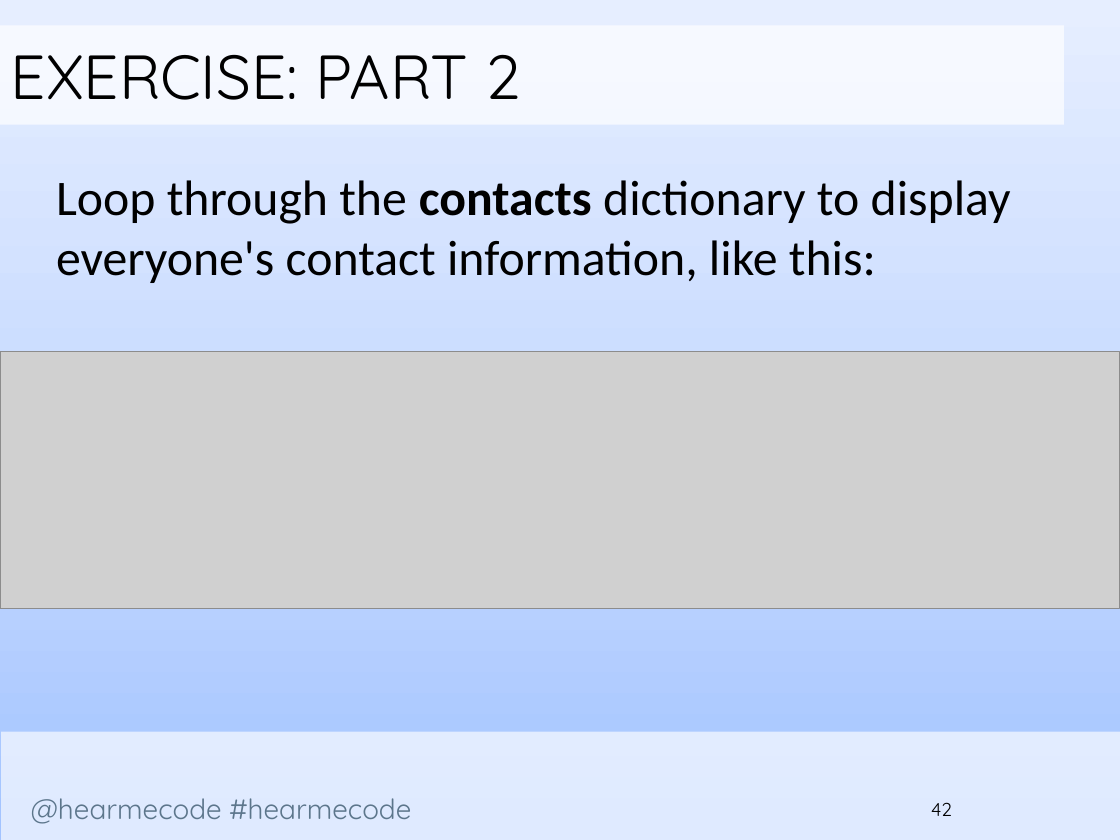
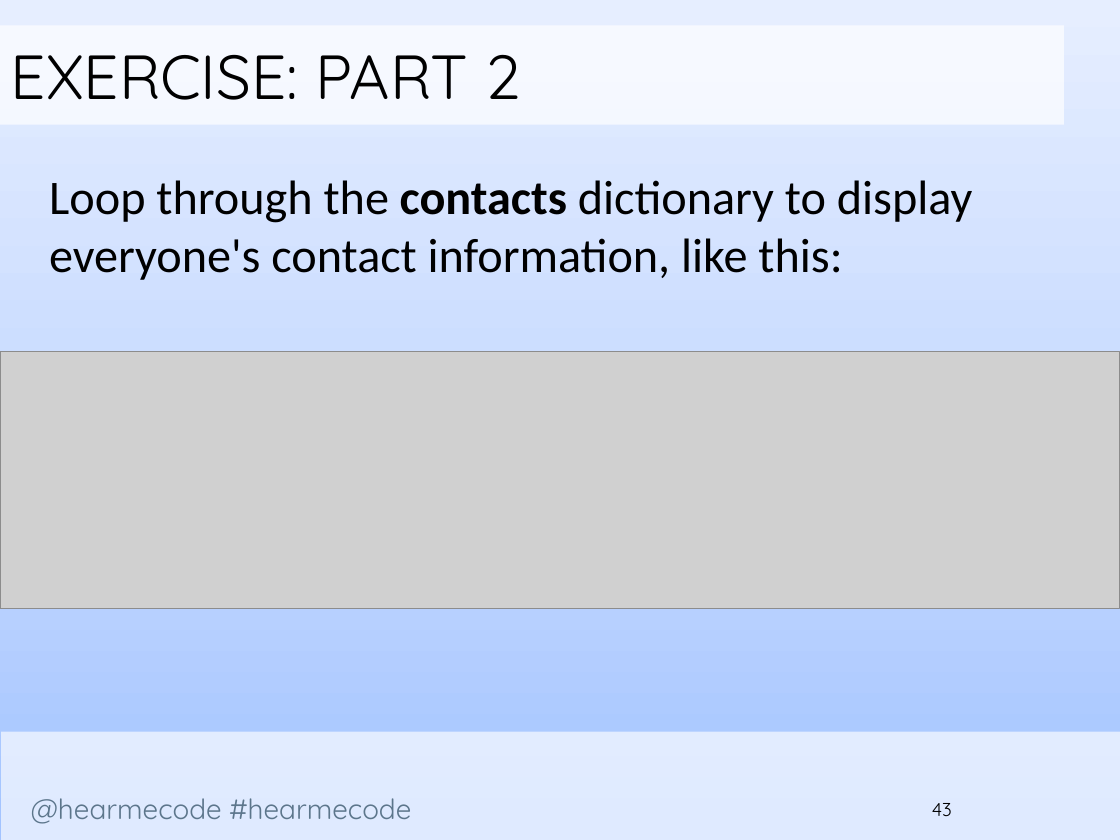
Before and after one commit to codelikeagirlcny/python-lessons-cny, a slide deck: slide 43 of slides/Lesson 3/Hear Me Code - File Handling and Dictionaries.pptx (slide 42 before the commit). Drawn at 1120x840 pixels with LibreOffice and Linux fonts; fonts in the diff are those of the drawing; grey boxes stand for pictures; background and template pictures are left out. Boxes give left, top, right and bottom in pixels: in the first picture for what was removed or moved away, otherwise in the second. Text is boxed around its words. In the diff, an @@ line names an element or a change of style, - is before the commit and + after.

```diff
--- a/slides/Lesson 3/Hear Me Code - File Handling and Dictionaries.pptx
+++ b/slides/Lesson 3/Hear Me Code - File Handling and Dictionaries.pptx
@@ text "Loop through the contacts dictionary ...": place and size @@
-text "Loop through the contacts dictionary ..." at [56, 180, 1011, 283]
+text "Loop through the contacts dictionary ..." at [49, 180, 973, 280]
@@ text "Loop through the contacts dictionary ..." at [49, 180, 973, 280]: size 32 to 31 pt @@
@@ page number at [932, 803, 952, 816]: text changed @@
-42
+43
```
Also in this commit, not shown: 23 other slides changed, 1 slide added, 1 other file.
